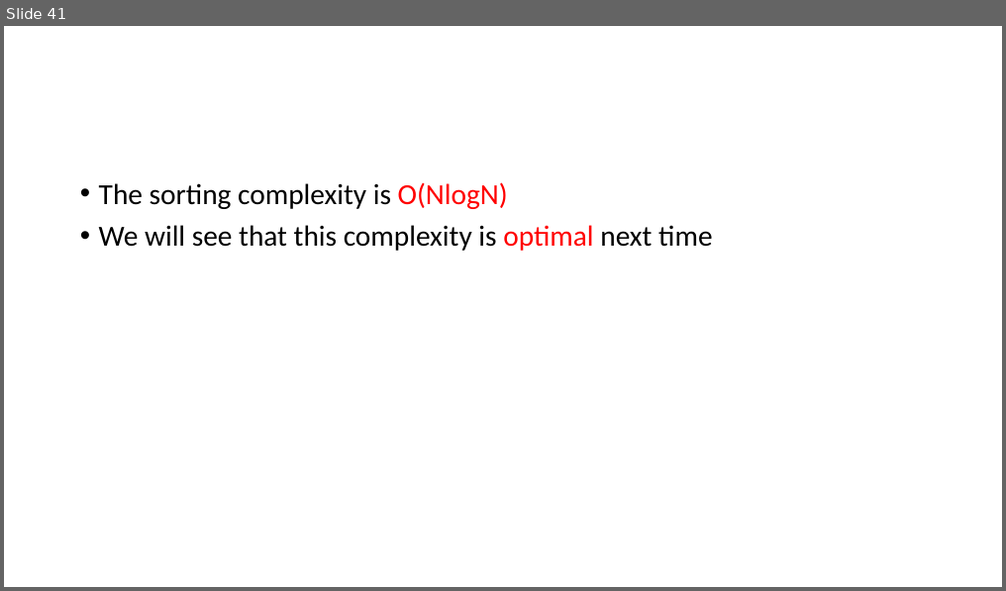
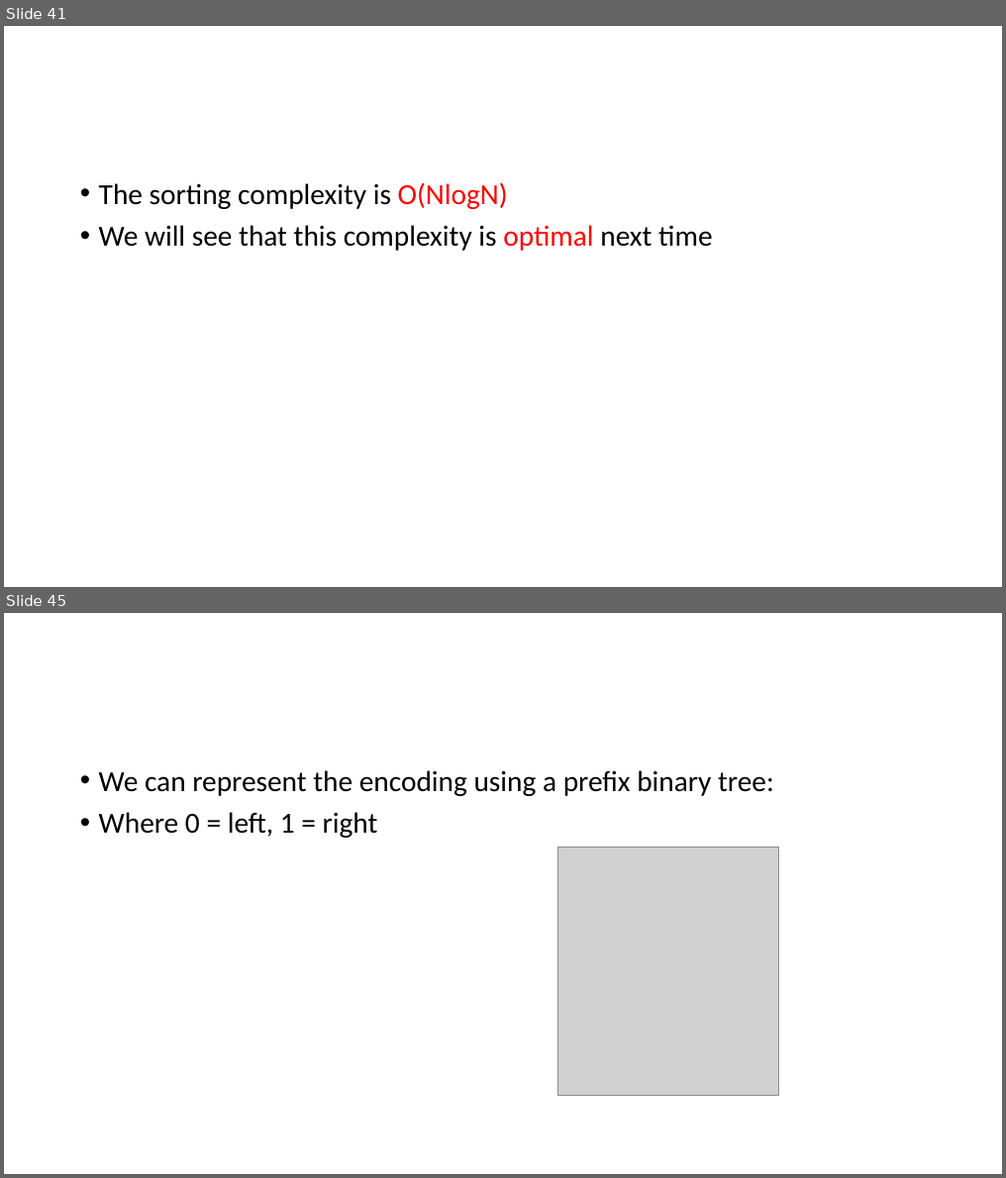
Before and after one commit to kwea123/cpp_data_algo, a slide deck: 4.pptx. Shown one above the other, each under a label of ours: slide 41 before the commit, slides 41 and 45 after it; the slides between them are not shown. The pictures are 1006x591 and 1006x1178 pixels, drawn with LibreOffice and Linux fonts; fonts in the diff are those of the drawing; grey boxes stand for pictures. Boxes give left, top, right and bottom in pixels: in the first picture for what was removed or moved away, otherwise in the second. Text is boxed around its words. In the diff, an @@ line names an element or a change of style, - is before the commit and + after.

```diff
--- a/4.pptx
+++ b/4.pptx
@@ slide 45 added at <box>4,613,1002,1174</box>, background #FFFFFF @@
@@ text added at <box>99,770,774,838</box>, 28 pt, text #000000 @@
+• We can represent the encoding using a prefix binary tree:
+• Where 0 = left, 1 = right
@@ picture added at <box>558,848,779,1095</box> @@
```
Also in this commit, not shown: 1 slide changed, 11 other slides added, 4 other files.
